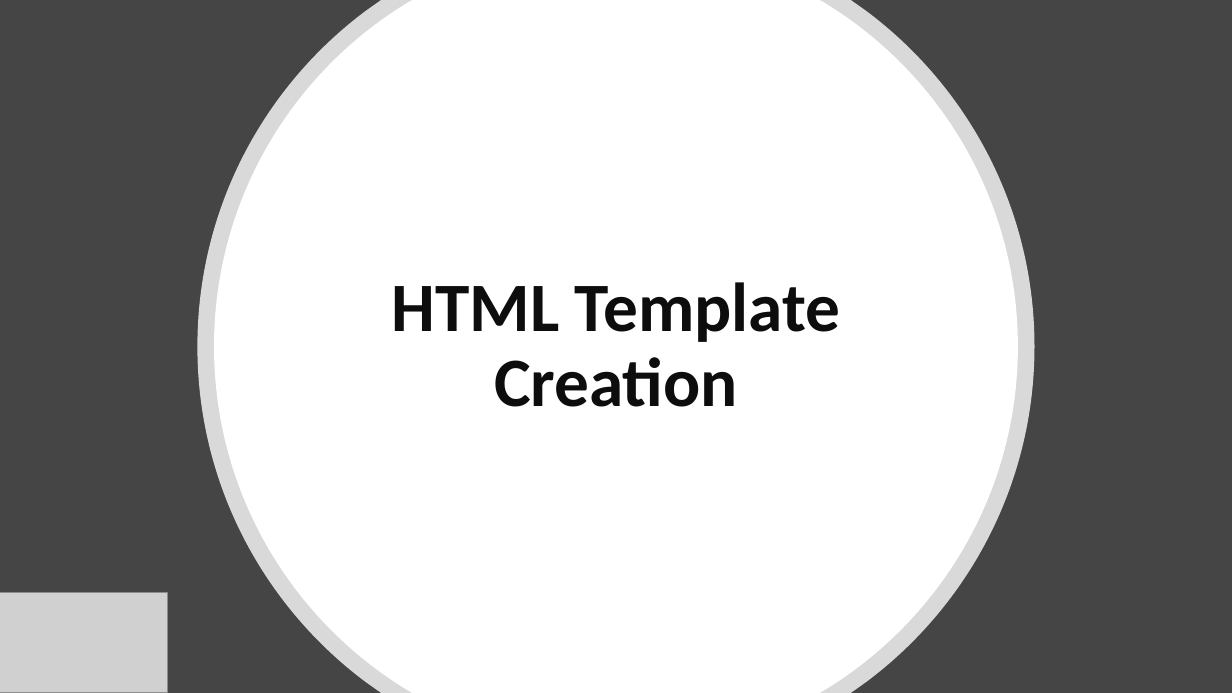
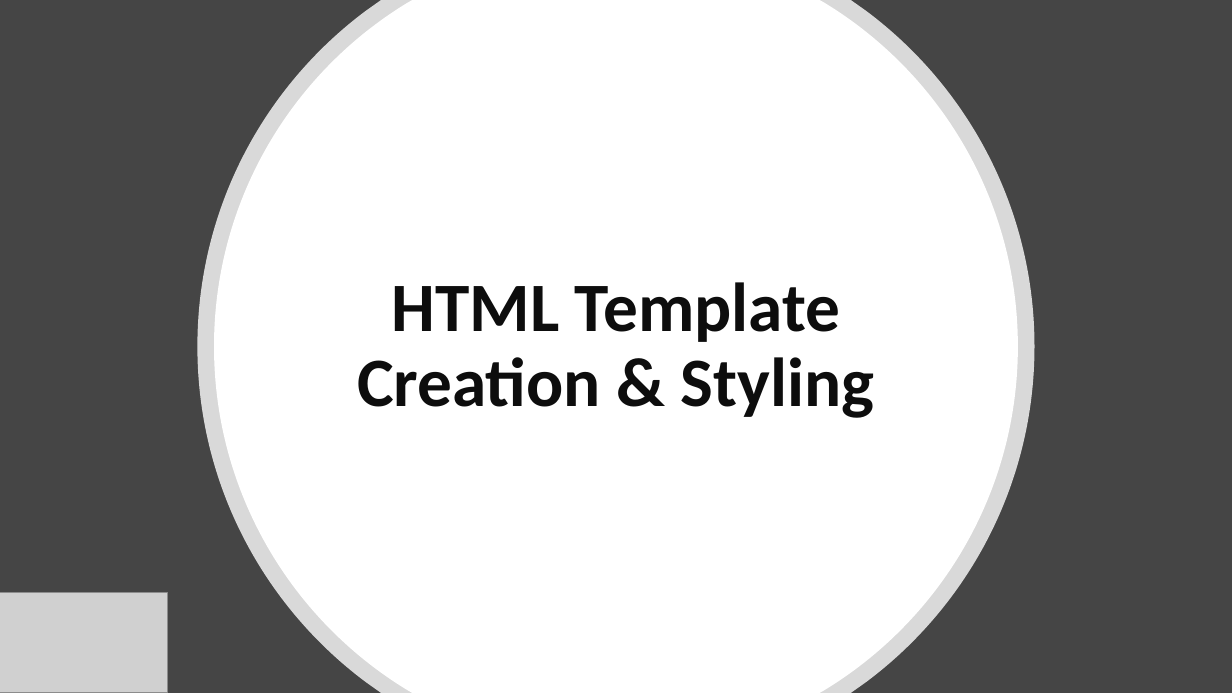
Before and after one commit to tony1523/Data-Glacier, a slide deck: slide 16 of Week 4/Flask-Presentation.pptx. Drawn at 1232x693 pixels with LibreOffice and Linux fonts; fonts in the diff are those of the drawing; grey boxes stand for pictures. Boxes give left, top, right and bottom in pixels: in the first picture for what was removed or moved away, otherwise in the second. Text is boxed around its words. In the diff, an @@ line names an element or a change of style, - is before the commit and + after.

```diff
--- a/Week 4/Flask-Presentation.pptx
+++ b/Week 4/Flask-Presentation.pptx
@@ title at box(357, 282, 874, 418): text changed @@
-HTML Template Creation
+HTML Template Creation & Styling
```
Also in this commit, not shown: 1 other slide changed, 1 other file.
